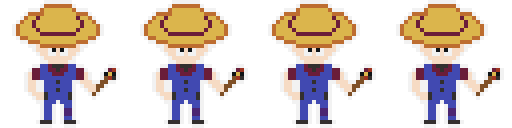
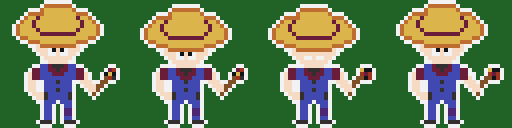
Before/after of a (512, 128) layered artwork. What changed in the layer stack:
removed group "Tile 1 copy 3" (2 layers) over (396, 0, 504, 128)
renamed "Outline" to "tile 4", moved it out of group "Tile 1 copy 3", painted on it over (396, 0, 504, 128)
removed layer "Player 1" (1st of 4, in "Tile 1 copy 3") from group "Tile 1 copy 3" over (400, 4, 500, 124)
removed group "Tile 1 copy 2" (2 layers) over (268, 0, 376, 128)
renamed "Outline" to "tile 3", moved it out of group "Tile 1 copy 2", painted on it over (268, 0, 376, 128)
removed layer "Player 1" (2nd of 4, in "Tile 1 copy 2") from group "Tile 1 copy 2" over (272, 4, 372, 124)
removed group "Tile 1 copy" (2 layers) over (140, 0, 248, 128)
renamed "Outline" to "tile 2", moved it out of group "Tile 1 copy", painted on it over (140, 0, 248, 128)
removed layer "Player 1" (3rd of 4, in "Tile 1 copy") from group "Tile 1 copy" over (144, 4, 244, 124)
removed group "Tile 1" (2 layers) over (12, 0, 120, 128)
renamed "Outline" to "tile 1", moved it out of group "Tile 1", painted on it over (12, 0, 120, 128)
removed layer "Player 1" (4th of 4, in "Tile 1") from group "Tile 1" over (16, 4, 116, 124)
showed "Background" over (0, 0, 512, 128)
